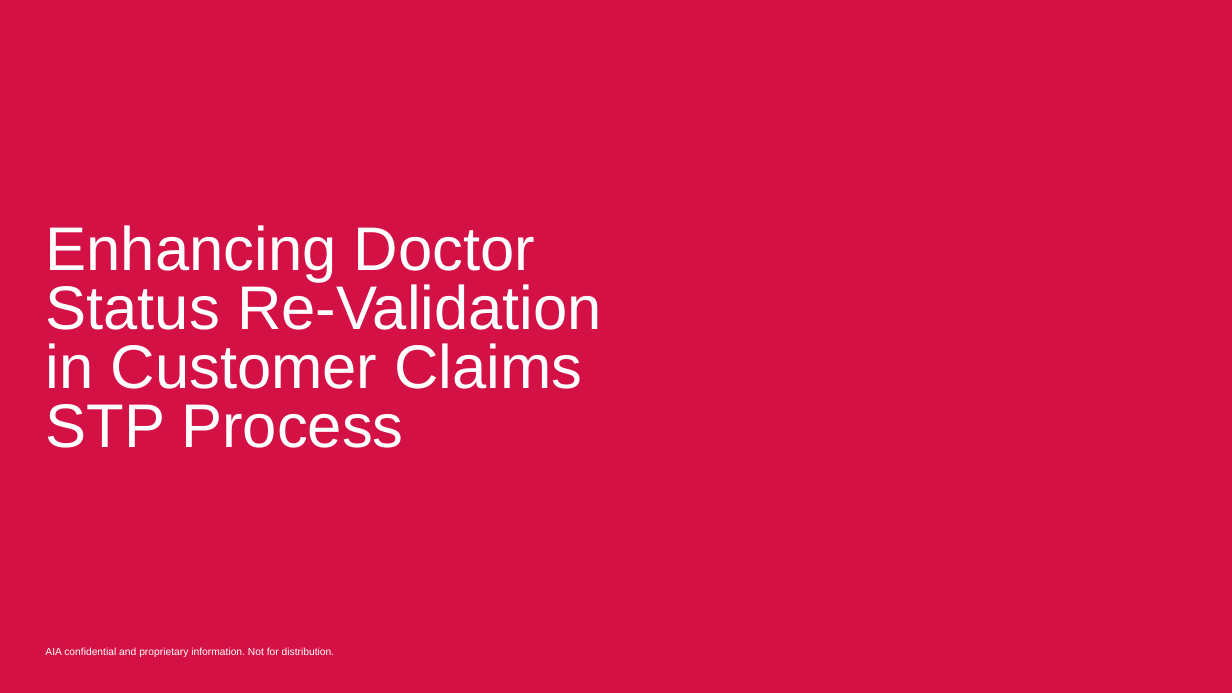
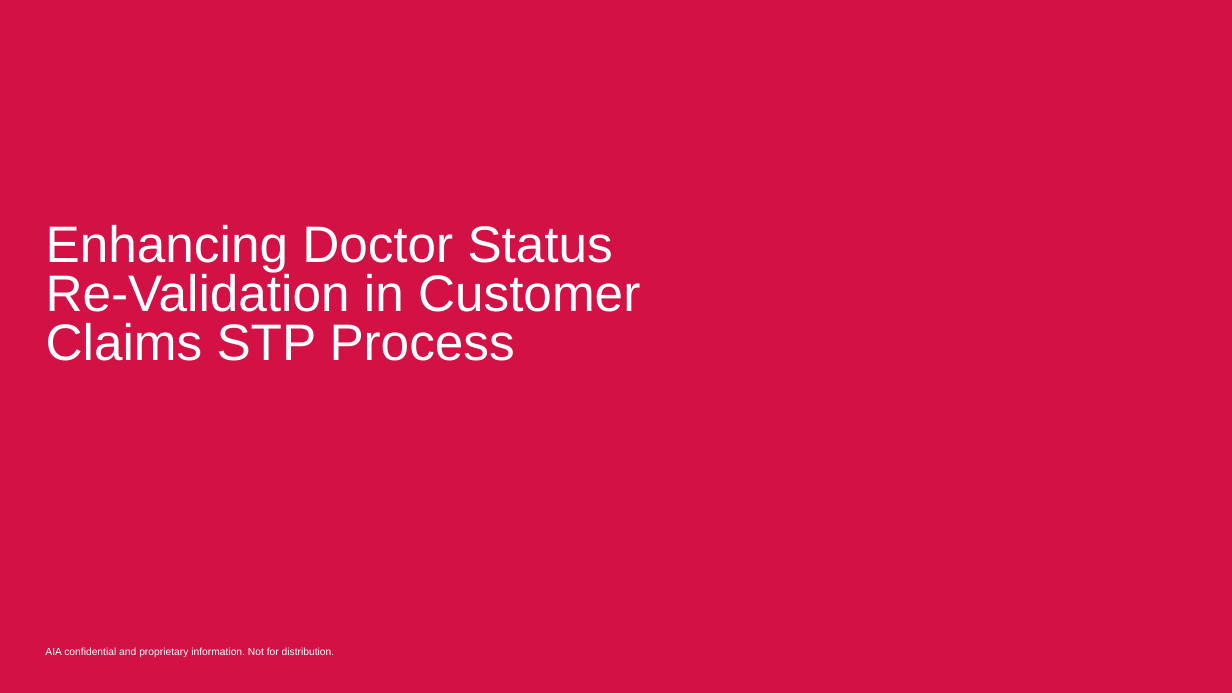
Before and after one commit to harrysokool/AIA-work, a slide deck: slide 1 of powerpoint/doctor_validation_ppt.pptx. Drawn at 1232x693 pixels with LibreOffice and Linux fonts; fonts in the diff are those of the drawing; background and template pictures are left out. Boxes give left, top, right and bottom in pixels: in the first picture for what was removed or moved away, otherwise in the second. Text is boxed around its words. In the diff, an @@ line names an element or a change of style, - is before the commit and + after.

```diff
--- a/powerpoint/doctor_validation_ppt.pptx
+++ b/powerpoint/doctor_validation_ppt.pptx
@@ text "Enhancing Doctor Status Re-Validation in ..." at (46,224,640,361): size 48 to 40 pt @@
```
Also in this commit, not shown: 4 other slides changed.
